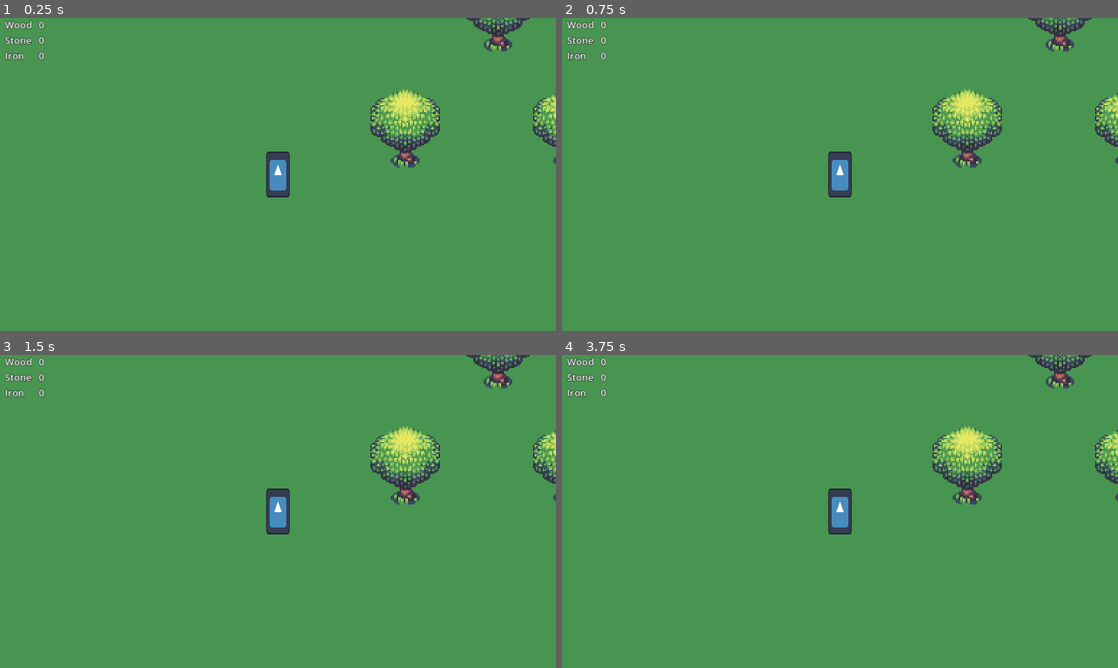
Above: before the commit, frames 1-4 (two rows, left to right).
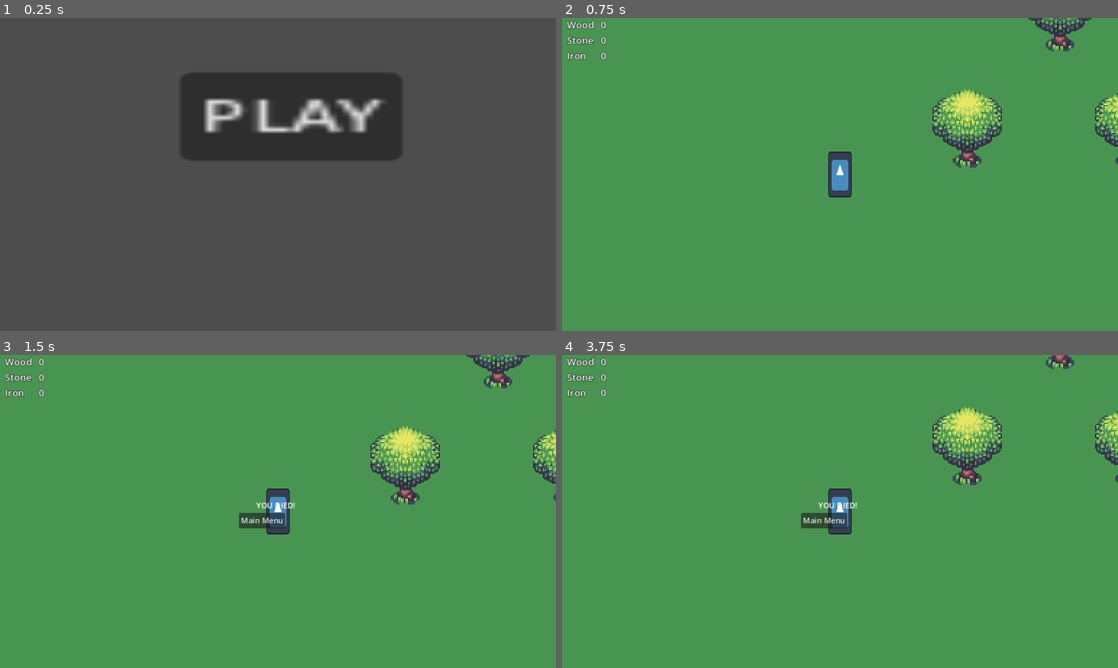
Above: after the commit, the same moments.

Repository: edgard2001/QGDS_Game_Jam
Game: Godot game, scene res://mainMenu.tscn
Same seed, same stepped clock (60 frames per second), same inputs: the game is played once before the commit and once after it. Before the commit the project starts from res://Main Scene.tscn. The engine's default icon, where the game draws it, is replaced by a stand-in: a white triangle on a blue panel in a dark square.
Inputs (mouse positions are in pixels of both pictures, inside the frame that each line leads up to):
- Up to frame 1 (0.25 s): no input
- Up to frame 2 (0.75 s): click (851, 118) at 0.5 s, where only the run after the commit has a clickable "PLAY"
- Up to frame 3 (1.5 s): tap Enter at 1.25 s; hold Right (MoveRight, bound only after the commit) from 1.28 s (still down); hold ] (SewerSlide, bound only after the commit) from 1.28 s (still down)
- Up to frame 4 (3.75 s): release Right (MoveRight, bound only after the commit) at 2 s; release ] (SewerSlide, bound only after the commit) at 2 s; click (823, 520) at 2 s, where only the run after the commit has a clickable "Main Menu"; click (851, 455) at 2.75 s, where only the run after the commit has a clickable "PLAY"; tap Space at 3.5 s; hold Down (MoveDown, bound only after the commit) from 3.53 s (still down); tap ] (SewerSlide, bound only after the commit) at 3.6 s

The runs differ from the first frame. In frame 1, 99% of the frame differs, in the area x 0-100%, y 0-100%; in frame 2, nothing differs; in frame 3, 0.5%; in frame 4, 4.0%.
Error after the commit: Parse Error: Unexpected "$" in class body. (res://mainMenu.gd:13)

Commit message:
donretry

Diff:
--- /dev/null
+++ b/SurvivalGame/Button.gd
@@ -0,0 +1,15 @@
+extends Button
+
+
+# Called when the node enters the scene tree for the first time.
+func _ready():
+	pass # Replace with function body.
+
+
+# Called every frame. 'delta' is the elapsed time since the previous frame.
+func _process(delta):
+	pass
+func _pressed():
+	get_tree().change_scene_to_file("res://Main Scene.tscn")
+	print_debug("yeeee")
+	pass # Replace with function body.
--- /dev/null
+++ b/SurvivalGame/Demon.tscn
@@ -0,0 +1,3 @@
+[gd_scene format=3 uid="uid://ca8f88uuw4c2j"]
+
+[node name="Demon" type="Node2D"]
--- a/SurvivalGame/Main Scene.tscn
+++ b/SurvivalGame/Main Scene.tscn
@@ -1,9 +1,8 @@
-[gd_scene load_steps=7 format=3 uid="uid://ba7825xjv1c26"]
+[gd_scene load_steps=6 format=3 uid="uid://ba7825xjv1c26"]
 
 [ext_resource type="Texture2D" uid="uid://dqcospsfmc6f5" path="res://Assets/World/tiles.png" id="2_5ivig"]
 [ext_resource type="Script" path="res://TileMap.gd" id="2_43pn2"]
 [ext_resource type="PackedScene" uid="uid://bx68uhoa1ylri" path="res://player.tscn" id="2_wt6er"]
-[ext_resource type="PackedScene" uid="uid://cy4r14revsupp" path="res://canvas_layer.tscn" id="4_niu5f"]
 
 [sub_resource type="TileSetAtlasSource" id="TileSetAtlasSource_cr1o2"]
 texture = ExtResource("2_5ivig")
@@ -1017,10 +1016,13 @@
 layer_0/name = "Ground"
 layer_0/tile_data = PackedInt32Array(-262146, 327682, 4, -196610, 327682, 4, -131074, 327682, 4, -65538, 327682, 4, -2, …(224682 unchanged characters)…
 layer_1/name = "Trees"
+layer_1/enabled = true
+layer_1/modulate = Color(1, 1, 1, 1)
+layer_1/y_sort_enabled = false
+layer_1/y_sort_origin = 0
+layer_1/z_index = 0
 layer_1/tile_data = PackedInt32Array(-786429, 1245186, 1, -720893, 1245186, 2, -655357, 1245186, 3, -786428, 1310722, 1 …(4774 unchanged characters)…
 script = ExtResource("2_43pn2")
 TreeTrunkTileCoords = Vector2i(20, 4)
 
 [node name="Player" parent="." instance=ExtResource("2_wt6er")]
-
-[node name="CanvasLayer" parent="." instance=ExtResource("4_niu5f")]
--- /dev/null
+++ b/SurvivalGame/MainMenuButton.gd
@@ -0,0 +1,15 @@
+extends Button
+
+
+# Called when the node enters the scene tree for the first time.
+func _ready():
+	pass # Replace with function body.
+
+
+# Called every frame. 'delta' is the elapsed time since the previous frame.
+func _process(delta):
+	pass
+func _pressed():
+	get_tree().change_scene_to_file("res://mainMenu.tscn")
+	print_debug("yeeee")
+	pass # Replace with function body.
--- /dev/null
+++ b/SurvivalGame/canvasScript.gd
@@ -0,0 +1,20 @@
+extends CanvasLayer
+
+
+# Called when the node enters the scene tree for the first time.
+func _ready():
+	var deathLabel : Label = $VBoxContainer/Label
+	deathLabel.visible = false
+	var mainMenuButton : Button = $VBoxContainer2/Button
+	mainMenuButton.visible = false
+	pass # Replace with function body.
+
+
+# Called every frame. 'delta' is the elapsed time since the previous frame.
+func _process(delta):
+	pass
+func _deathScreen():
+	var deathLabel : Label = $VBoxContainer/Label
+	deathLabel.visible = true
+	var mainMenuButton : Button = $VBoxContainer2/Button
+	mainMenuButton.visible = true
--- a/SurvivalGame/canvas_layer.tscn
+++ b/SurvivalGame/canvas_layer.tscn
@@ -1,4 +1,7 @@
-[gd_scene load_steps=2 format=3 uid="uid://cy4r14revsupp"]
+[gd_scene load_steps=4 format=3 uid="uid://cy4r14revsupp"]
+
+[ext_resource type="Script" path="res://canvasScript.gd" id="1_a5snn"]
+[ext_resource type="Script" path="res://MainMenuButton.gd" id="2_d0ra8"]
 
 [sub_resource type="LabelSettings" id="LabelSettings_70byn"]
 font_size = 20
@@ -6,6 +9,7 @@
 outline_color = Color(0, 0, 0, 1)
 
 [node name="CanvasLayer" type="CanvasLayer"]
+script = ExtResource("1_a5snn")
 
 [node name="HBoxContainer" type="HBoxContainer" parent="."]
 offset_right = 40.0
@@ -61,3 +65,32 @@
 size_flags_horizontal = 4
 text = "0"
 label_settings = SubResource("LabelSettings_70byn")
+
+[node name="VBoxContainer" type="VBoxContainer" parent="."]
+anchors_preset = 8
+anchor_left = 0.5
+anchor_top = 0.5
+anchor_right = 0.5
+anchor_bottom = 0.5
+offset_left = -45.0
+offset_top = -24.0
+offset_right = 69.0
+offset_bottom = 9.0
+grow_horizontal = 2
+grow_vertical = 2
+
+[node name="Label" type="Label" parent="VBoxContainer"]
+layout_mode = 2
+text = "YOU DIED!"
+
+[node name="VBoxContainer2" type="VBoxContainer" parent="."]
+offset_left = 495.0
+offset_top = 327.0
+offset_right = 591.0
+offset_bottom = 367.0
+
+[node name="Button" type="Button" parent="VBoxContainer2"]
+layout_mode = 2
+text = "Main Menu
+"
+script = ExtResource("2_d0ra8")
--- /dev/null
+++ b/SurvivalGame/mainMenu.gd
@@ -0,0 +1,13 @@
+extends Node2D
+
+
+# Called when the node enters the scene tree for the first time.
+func _ready():
+	pass # Replace with function body.
+
+
+# Called every frame. 'delta' is the elapsed time since the previous frame.
+func _process(delta):
+	pass
+
+$CanvasLayer/MarginContainer/VBoxContainer/Button
--- /dev/null
+++ b/SurvivalGame/mainMenu.tscn
@@ -0,0 +1,24 @@
+[gd_scene load_steps=3 format=3 uid="uid://lufwyfni7cyp"]
+
+[ext_resource type="Script" path="res://mainMenu.gd" id="1_u46t0"]
+[ext_resource type="Script" path="res://Button.gd" id="2_eqjnk"]
+
+[node name="mainMenu" type="Node2D"]
+script = ExtResource("1_u46t0")
+
+[node name="CanvasLayer" type="CanvasLayer" parent="."]
+
+[node name="MarginContainer" type="MarginContainer" parent="CanvasLayer"]
+offset_left = 373.0
+offset_top = 113.0
+offset_right = 420.0
+offset_bottom = 153.0
+scale = Vector2(9.8, 5.72)
+
+[node name="VBoxContainer" type="VBoxContainer" parent="CanvasLayer/MarginContainer"]
+layout_mode = 2
+
+[node name="Button" type="Button" parent="CanvasLayer/MarginContainer/VBoxContainer"]
+layout_mode = 2
+text = "PLAY"
+script = ExtResource("2_eqjnk")
--- a/SurvivalGame/player.gd
+++ b/SurvivalGame/player.gd
@@ -2,17 +2,29 @@
 
 # Speed of the character
 var speed = 200
+var health = 100
+@export var canvas : CanvasLayer
 
 func _process(delta):
 	# Read input
 	var input_vector = Vector2.ZERO
-	input_vector.x = Input.get_action_strength("MoveLeft") - Input.get_action_strength("MoveRight")
-	input_vector.y = Input.get_action_strength("MoveUp") - Input.get_action_strength("MoveDown")
+	input_vector.x =  Input.get_action_strength("MoveRight") -Input.get_action_strength("MoveLeft")
+	input_vector.y = Input.get_action_strength("MoveDown") - Input.get_action_strength("MoveUp")
 
+	if Input.is_action_pressed("SewerSlide"):
+		print_debug("bracket")
+		health = 0
+		print_debug(health)
 	# Normalize input vector to avoid moving faster diagonally
 	if input_vector.length() > 1:
 		input_vector = input_vector.normalized()
 
+	if health <=0:
+		_dead()
+
 	velocity = input_vector * speed
 	# Move the character
 	move_and_slide()
+func _dead():
+	speed = 0
+	$"../CanvasLayer"._deathScreen()
--- a/SurvivalGame/player.tscn
+++ b/SurvivalGame/player.tscn
@@ -1,7 +1,9 @@
-[gd_scene load_steps=5 format=3 uid="uid://bx68uhoa1ylri"]
+[gd_scene load_steps=7 format=3 uid="uid://bx68uhoa1ylri"]
 
+[ext_resource type="Script" path="res://playerLinks.gd" id="1_8vb2n"]
 [ext_resource type="Texture2D" uid="uid://k1sufie41pvv" path="res://icon.svg" id="1_d4hru"]
 [ext_resource type="Script" path="res://player.gd" id="1_qkm0k"]
+[ext_resource type="PackedScene" uid="uid://cy4r14revsupp" path="res://canvas_layer.tscn" id="4_ve5mv"]
 
 [sub_resource type="RectangleShape2D" id="RectangleShape2D_0vm2y"]
 size = Vector2(16, 32)
@@ -18,6 +20,7 @@
 }]
 
 [node name="Player" type="Node2D"]
+script = ExtResource("1_8vb2n")
 
 [node name="CharacterBody2D" type="CharacterBody2D" parent="."]
 motion_mode = 1
@@ -33,3 +36,5 @@
 [node name="Camera2D" type="Camera2D" parent="CharacterBody2D"]
 zoom = Vector2(3, 3)
 limit_right = 10000001
+
+[node name="CanvasLayer" parent="." instance=ExtResource("4_ve5mv")]
--- /dev/null
+++ b/SurvivalGame/playerLinks.gd
@@ -0,0 +1,11 @@
+extends Node2D
+
+@export var deathLabel : Label
+# Called when the node enters the scene tree for the first time.
+func _ready():
+	pass # Replace with function body.
+
+
+# Called every frame. 'delta' is the elapsed time since the previous frame.
+func _process(delta):
+	pass
--- a/SurvivalGame/project.godot
+++ b/SurvivalGame/project.godot
@@ -11,33 +11,46 @@
 [application]
 
 config/name="Survival Game"
-run/main_scene="res://Main Scene.tscn"
-config/features=PackedStringArray("4.2", "Forward Plus")
+run/main_scene="res://mainMenu.tscn"
+config/features=PackedStringArray("4.1", "Forward Plus")
 config/icon="res://icon.svg"
 
 [display]
 
 window/stretch/mode="canvas_items"
 
+[dotnet]
+
+project/assembly_name="Survival Game"
+
 [input]
 
 MoveLeft={
 "deadzone": 0.1,
 "events": [null, null, Object(InputEventJoypadMotion,"resource_local_to_scene":false,"resource_name":"","device":0,"axis":0,"axis_value":-1.0,"script":null)
+, Object(InputEventKey,"resource_local_to_scene":false,"resource_name":"","device":-1,"window_id":0,"alt_pressed":false,"shift_pressed":false,"ctrl_pressed":false,"meta_pressed":false,"pressed":false,"keycode":0,"physical_keycode":4194319,"key_label":0,"unicode":0,"echo":false,"script":null)
 ]
 }
 MoveRight={
 "deadzone": 0.1,
 "events": [Object(InputEventJoypadMotion,"resource_local_to_scene":false,"resource_name":"","device":-1,"axis":0,"axis_value":1.0,"script":null)
+, Object(InputEventKey,"resource_local_to_scene":false,"resource_name":"","device":-1,"window_id":0,"alt_pressed":false,"shift_pressed":false,"ctrl_pressed":false,"meta_pressed":false,"pressed":false,"keycode":4194321,"physical_keycode":4194321,"key_label":4194321,"unicode":0,"echo":false,"script":null)
 ]
 }
 MoveUp={
 "deadzone": 0.1,
 "events": [Object(InputEventJoypadMotion,"resource_local_to_scene":false,"resource_name":"","device":-1,"axis":1,"axis_value":-1.0,"script":null)
+, Object(InputEventKey,"resource_local_to_scene":false,"resource_name":"","device":-1,"window_id":0,"alt_pressed":false,"shift_pressed":false,"ctrl_pressed":false,"meta_pressed":false,"pressed":false,"keycode":0,"physical_keycode":4194320,"key_label":0,"unicode":0,"echo":false,"script":null)
 ]
 }
 MoveDown={
 "deadzone": 0.1,
 "events": [Object(InputEventJoypadMotion,"resource_local_to_scene":false,"resource_name":"","device":-1,"axis":1,"axis_value":1.0,"script":null)
+, Object(InputEventKey,"resource_local_to_scene":false,"resource_name":"","device":-1,"window_id":0,"alt_pressed":false,"shift_pressed":false,"ctrl_pressed":false,"meta_pressed":false,"pressed":false,"keycode":0,"physical_keycode":4194322,"key_label":0,"unicode":0,"echo":false,"script":null)
 ]
 }
+SewerSlide={
+"deadzone": 0.5,
+"events": [Object(InputEventKey,"resource_local_to_scene":false,"resource_name":"","device":-1,"window_id":0,"alt_pressed":false,"shift_pressed":false,"ctrl_pressed":false,"meta_pressed":false,"pressed":false,"keycode":0,"physical_keycode":93,"key_label":0,"unicode":93,"echo":false,"script":null)
+]
+}
Binary file added: SurvivalGame/Assets/Demon/cacodemon.png
Not shown, added: SurvivalGame/Assets/Demon/cacodemon.png.import
